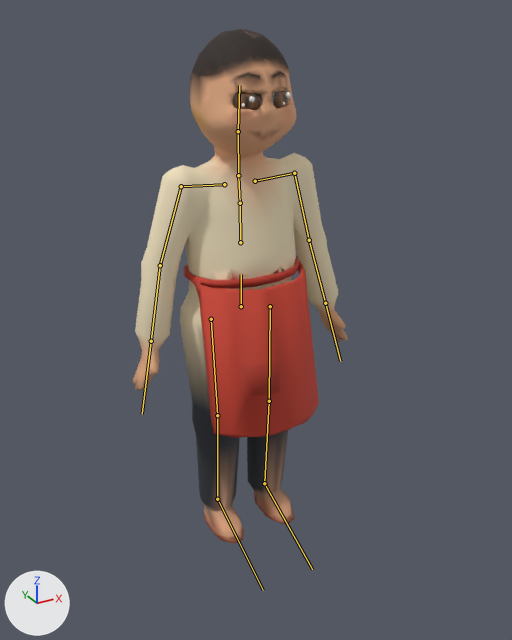
One commit to the glTF model assets/models/nguoi/coba.glb: the scene before it, then after it.
Before and after are seen from a 50 mm camera at (-0.908, -1.742, 1.575) aimed at (-0.037, -0.159, 0.783). Lighting does not change. The marker at lower left points along +X, +Y and +Z. The picture after the commit comes second. The bones that bend it are drawn over the model as lines.

Objects in the first picture: 'Nguoi_coba'.
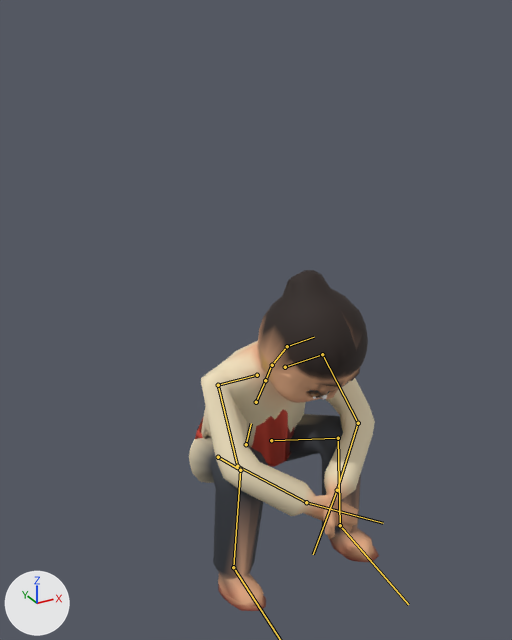
The newer file adds an action. The first version stands in its rest pose; the second is drawn at frame 13 of the action 'quang_khan'.

Pixel boxes [x1, y1, x2, y2] of what changed, in the pictures (512 x 640 px):
```json
{"object": "Nguoi_coba", "change": "posed", "before": [133, 29, 348, 543], "after": [189, 270, 379, 611], "on screen": "12% narrower, 34% shorter"}
{"bone": "hips", "before": "(241, 306) to (241, 274)", "after": "(246, 444) to (251, 423)"}
{"bone": "spine", "before": "(240, 242) to (240, 203)", "after": "(256, 402) to (265, 380)"}
{"bone": "chest", "before": "(240, 203) to (238, 176)", "after": "(265, 380) to (271, 365)"}
{"bone": "upperarm.L", "before": "(294, 173) to (309, 240)", "after": "(322, 354) to (358, 423)"}
{"bone": "forearm.L", "before": "(309, 240) to (325, 303)", "after": "(358, 423) to (337, 490)"}
{"bone": "hand.L", "before": "(325, 303) to (340, 361)", "after": "(337, 490) to (313, 554)"}
{"bone": "upperarm.R", "before": "(181, 186) to (160, 265)", "after": "(218, 385) to (237, 466)"}
{"bone": "forearm.R", "before": "(160, 265) to (151, 341)", "after": "(237, 466) to (306, 502)"}
{"bone": "hand.R", "before": "(151, 341) to (142, 414)", "after": "(306, 502) to (383, 523)"}
{"bone": "neck", "before": "(238, 175) to (238, 131)", "after": "(272, 365) to (287, 346)"}
{"bone": "head", "before": "(238, 131) to (239, 85)", "after": "(287, 346) to (314, 337)"}
{"bone": "thigh.L", "before": "(270, 306) to (269, 401)", "after": "(271, 440) to (338, 438)"}
{"bone": "shin.L", "before": "(269, 401) to (264, 483)", "after": "(338, 438) to (340, 525)"}
{"bone": "foot.L", "before": "(264, 483) to (312, 569)", "after": "(340, 525) to (408, 604)"}
{"bone": "thigh.R", "before": "(211, 319) to (217, 415)", "after": "(218, 457) to (240, 470)"}
{"bone": "shin.R", "before": "(217, 415) to (217, 499)", "after": "(240, 470) to (233, 567)"}
```

The change, as JSON lines over the scene's bpy script:
```json
{"block": "bone_hips", "where": "bone_hips = bpy.data.objects['NguoiRig'].pose.bones['hips']"}
{"op": "set", "path": "bone_hips.location", "old": "(0.0, 0.0, 0.0)", "new": "(0.004, -0.479, 0.019)"}
{"op": "set", "path": "bone_hips.rotation_quaternion", "old": "(1.0, 0.0, 0.0, 0.0)", "new": "(0.988, 0.156, 0.006, -0.005)", "note": "degrees (0, 0, 0) -> degrees (18, 1, -1)"}
{"block": "bone_spine", "where": "bone_spine = bpy.data.objects['NguoiRig'].pose.bones['spine']  # child of 'hips'"}
{"op": "set", "path": "bone_spine.rotation_quaternion", "old": "(1.0, 0.0, 0.0, 0.0)", "new": "(0.995, 0.098, 0.0, 0.003)", "note": "degrees (0, 0, 0) -> degrees (11, 0, 0)"}
{"block": "bone_chest", "where": "bone_chest = bpy.data.objects['NguoiRig'].pose.bones['chest']  # child of 'spine'"}
{"op": "set", "path": "bone_chest.rotation_quaternion", "old": "(1.0, 0.0, 0.0, 0.0)", "new": "(0.999, 0.045, 0.014, 0.001)", "note": "degrees (0, 0, 0) -> degrees (5, 2, 0)"}
{"block": "bone_upperarm_l", "where": "bone_upperarm_l = bpy.data.objects['NguoiRig'].pose.bones['upperarm.L']  # child of 'clav.L'"}
{"op": "set", "path": "bone_upperarm_l.rotation_quaternion", "old": "(1.0, 0.0, 0.0, 0.0)", "new": "(0.776, -0.631, 0.0, -0.023)", "note": "degrees (0, 0, 0) -> degrees (-78, -2, -2)"}
{"block": "bone_forearm_l", "where": "bone_forearm_l = bpy.data.objects['NguoiRig'].pose.bones['forearm.L']  # child of 'upperarm.L'"}
{"op": "set", "path": "bone_forearm_l.rotation_quaternion", "old": "(1.0, 0.0, 0.0, 0.0)", "new": "(0.926, -0.081, 0.0, 0.368)", "note": "degrees (0, 0, 0) -> degrees (-9, 3, 43)"}
{"block": "bone_hand_l", "where": "bone_hand_l = bpy.data.objects['NguoiRig'].pose.bones['hand.L']  # child of 'forearm.L'"}
{"op": "set", "path": "bone_hand_l.rotation_quaternion", "old": "(1.0, 0.0, 0.0, 0.0)", "new": "(0.986, -0.139, 0.086, 0.012)", "note": "degrees (0, 0, 0) -> degrees (-16, 10, 0)"}
{"block": "bone_upperarm_r", "where": "bone_upperarm_r = bpy.data.objects['NguoiRig'].pose.bones['upperarm.R']  # child of 'clav.R'"}
{"op": "set", "path": "bone_upperarm_r.rotation_quaternion", "old": "(1.0, 0.0, 0.0, 0.0)", "new": "(0.776, -0.631, 0.0, 0.023)", "note": "degrees (0, 0, 0) -> degrees (-78, 2, 2)"}
{"block": "bone_forearm_r", "where": "bone_forearm_r = bpy.data.objects['NguoiRig'].pose.bones['forearm.R']  # child of 'upperarm.R'"}
{"op": "set", "path": "bone_forearm_r.rotation_quaternion", "old": "(1.0, 0.0, 0.0, 0.0)", "new": "(0.926, -0.081, 0.0, -0.368)", "note": "degrees (0, 0, 0) -> degrees (-9, -3, -43)"}
{"block": "bone_hand_r", "where": "bone_hand_r = bpy.data.objects['NguoiRig'].pose.bones['hand.R']  # child of 'forearm.R'"}
{"op": "set", "path": "bone_hand_r.rotation_quaternion", "old": "(1.0, 0.0, 0.0, 0.0)", "new": "(0.986, -0.139, -0.086, -0.012)", "note": "degrees (0, 0, 0) -> degrees (-16, -10, 0)"}
{"block": "bone_neck", "where": "bone_neck = bpy.data.objects['NguoiRig'].pose.bones['neck']  # child of 'chest'"}
{"op": "set", "path": "bone_neck.rotation_quaternion", "old": "(1.0, 0.0, 0.0, 0.0)", "new": "(0.998, 0.054, 0.027, -0.001)", "note": "degrees (0, 0, 0) -> degrees (6, 3, 0)"}
{"block": "bone_head", "where": "bone_head = bpy.data.objects['NguoiRig'].pose.bones['head']  # child of 'neck'"}
{"op": "set", "path": "bone_head.rotation_quaternion", "old": "(1.0, 0.0, 0.0, 0.0)", "new": "(0.992, 0.102, 0.043, -0.062)", "note": "degrees (0, 0, 0) -> degrees (11, 6, -7)"}
{"block": "bone_thigh_l", "where": "bone_thigh_l = bpy.data.objects['NguoiRig'].pose.bones['thigh.L']  # child of 'hips'"}
{"op": "set", "path": "bone_thigh_l.rotation_quaternion", "old": "(1.0, 0.0, 0.0, 0.0)", "new": "(0.395, -0.895, 0.0, -0.208)", "note": "degrees (0, 0, 0) -> degrees (-130, -22, -10)"}
{"block": "bone_shin_l", "where": "bone_shin_l = bpy.data.objects['NguoiRig'].pose.bones['shin.L']  # child of 'thigh.L'"}
{"op": "set", "path": "bone_shin_l.rotation_quaternion", "old": "(1.0, 0.0, 0.0, 0.0)", "new": "(0.566, 0.813, 0.0, 0.134)", "note": "degrees (0, 0, 0) -> degrees (109, -13, 9)"}
{"block": "bone_foot_l", "where": "bone_foot_l = bpy.data.objects['NguoiRig'].pose.bones['foot.L']  # child of 'shin.L'"}
{"op": "set", "path": "bone_foot_l.rotation_quaternion", "old": "(1.0, 0.0, 0.0, 0.0)", "new": "(0.991, 0.115, 0.0, -0.073)", "note": "degrees (0, 0, 0) -> degrees (13, 1, -8)"}
{"block": "bone_thigh_r", "where": "bone_thigh_r = bpy.data.objects['NguoiRig'].pose.bones['thigh.R']  # child of 'hips'"}
{"op": "set", "path": "bone_thigh_r.rotation_quaternion", "old": "(1.0, 0.0, 0.0, 0.0)", "new": "(0.398, -0.884, 0.0, 0.247)", "note": "degrees (0, 0, 0) -> degrees (-129, 26, 13)"}
{"block": "bone_shin_r", "where": "bone_shin_r = bpy.data.objects['NguoiRig'].pose.bones['shin.R']  # child of 'thigh.R'"}
{"op": "set", "path": "bone_shin_r.rotation_quaternion", "old": "(1.0, 0.0, 0.0, 0.0)", "new": "(0.565, 0.802, 0.0, -0.193)", "note": "degrees (0, 0, 0) -> degrees (108, 18, -13)"}
{"block": "bone_foot_r", "where": "bone_foot_r = bpy.data.objects['NguoiRig'].pose.bones['foot.R']  # child of 'shin.R'"}
{"op": "set", "path": "bone_foot_r.rotation_quaternion", "old": "(1.0, 0.0, 0.0, 0.0)", "new": "(0.992, 0.116, 0.0, 0.04)", "note": "degrees (0, 0, 0) -> degrees (13, -1, 5)"}
```
